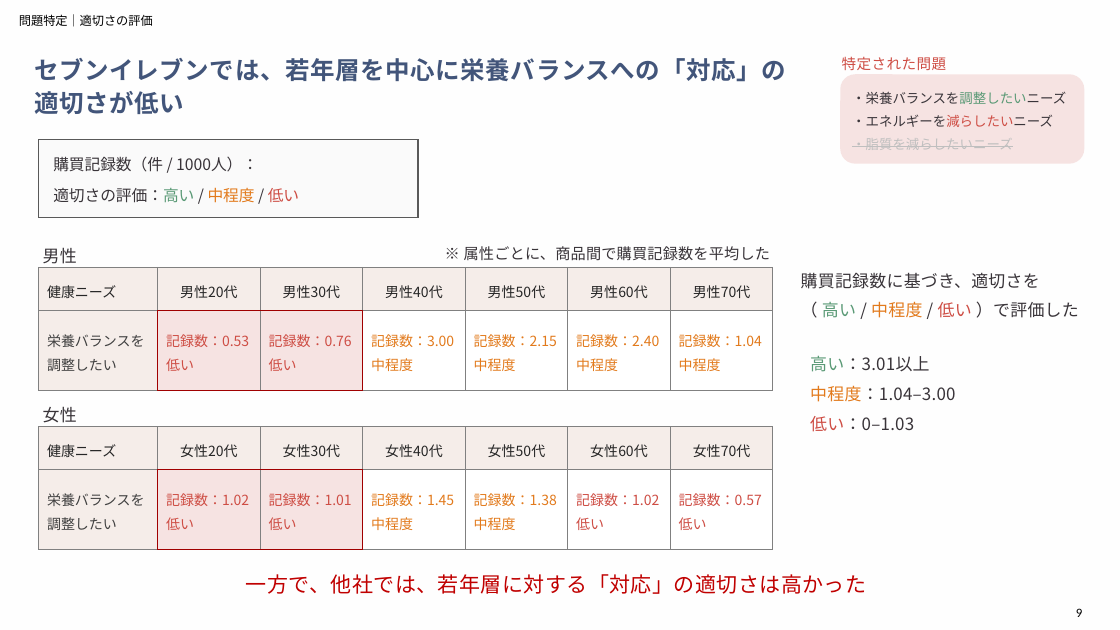
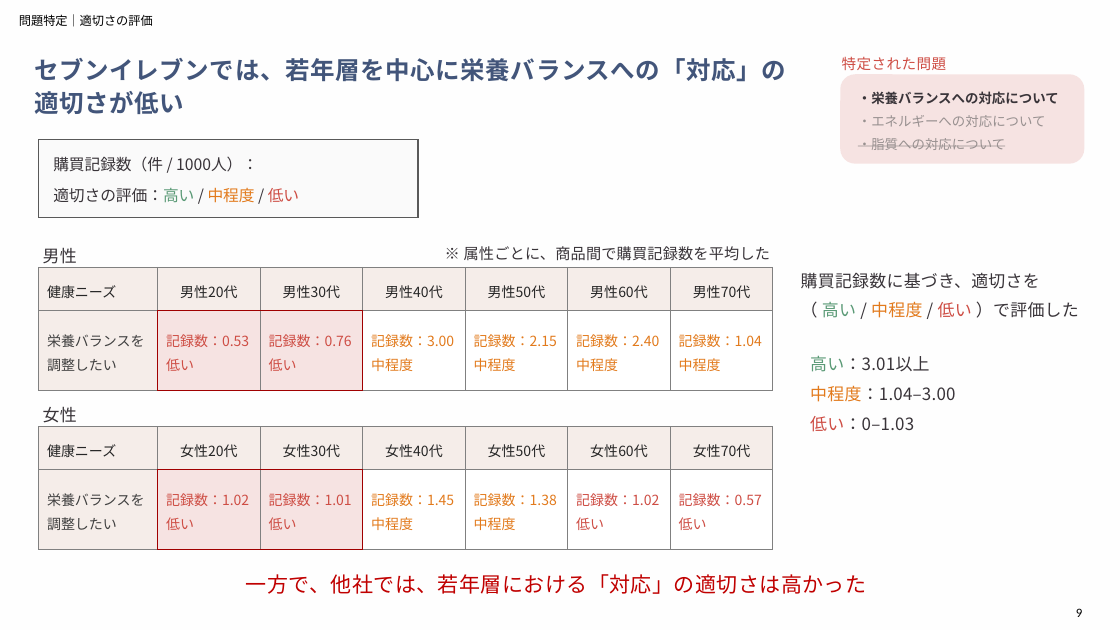
Before and after one commit to aoiseki0415/Accenture_CEO, a slide deck: slide 9 of 提出物一覧/アクセンチュア_最終報告（作成中）.pptx. Drawn at 1120x630 pixels with LibreOffice and Linux fonts; fonts in the diff are those of the drawing. Boxes give left, top, right and bottom in pixels: in the first picture for what was removed or moved away, otherwise in the second. Text is boxed around its words. In the diff, an @@ line names an element or a change of style, - is before the commit and + after.

```diff
--- a/提出物一覧/アクセンチュア_最終報告（作成中）.pptx
+++ b/提出物一覧/アクセンチュア_最終報告（作成中）.pptx
@@ text at (x1=858, y1=91, x2=1059, y2=150): text changed; text colour #393439 to #595959 at 60% opacity @@
-・栄養バランスを調整したいニーズ
-・エネルギーを減らしたいニーズ
-・脂質を減らしたいニーズ
+・栄養バランスへの対応について
+・エネルギーへの対応について
+・脂質への対応について
@@ text at (x1=246, y1=574, x2=867, y2=594): text changed @@
-一方で、他社では、若年層に対する「対応」の適切さは高かった
+一方で、他社では、若年層における「対応」の適切さは高かった
```
Also in this commit, not shown: 9 other slides changed.
